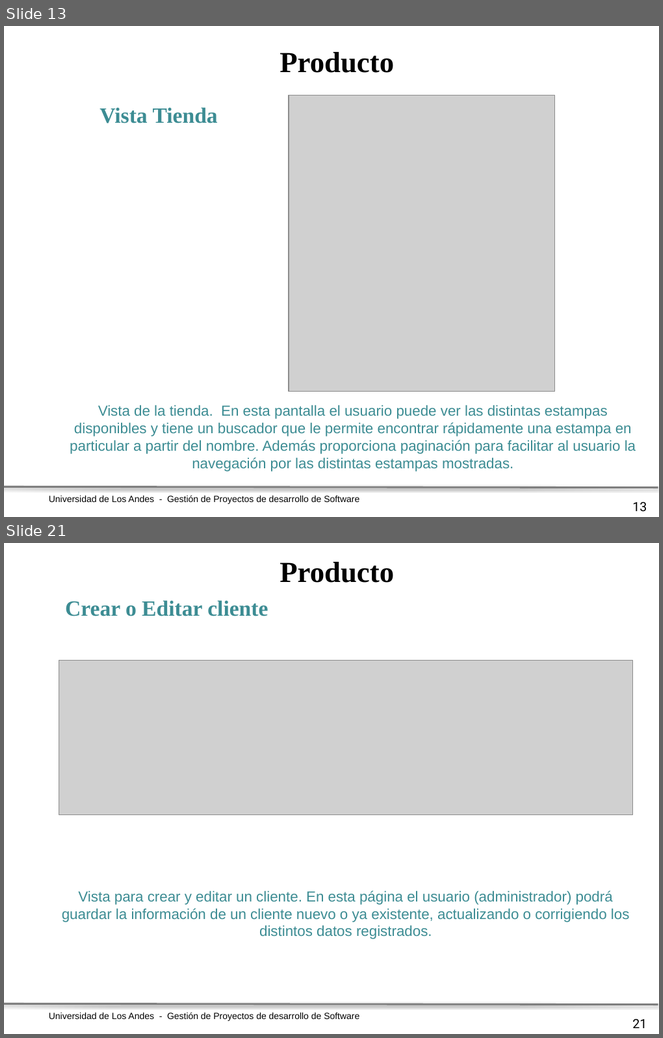
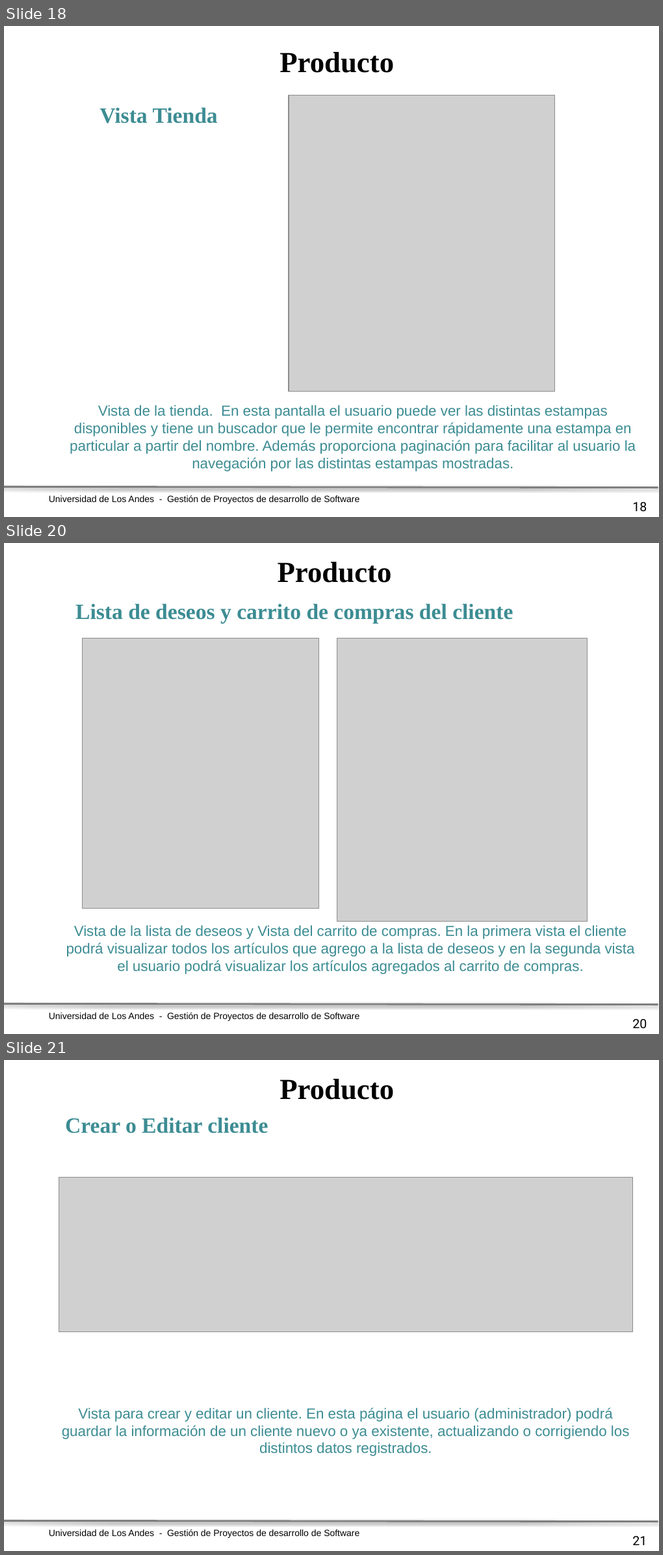
Before and after one commit to Uniandes-MISO4203-backup/stamps-201620, a slide deck: imgs/Presentacion Producto Ciclo4_Grupo3.pptx. Shown one above the other, each under a label of ours: slides 13 and 21 before the commit, slides 18, 20 and 21 after it; the slides between them are not shown. The pictures are 663x1038 and 663x1555 pixels, drawn with LibreOffice and Linux fonts; fonts in the diff are those of the drawing; grey boxes stand for pictures; background and template pictures are left out. Boxes give left, top, right and bottom in pixels: in the first picture for what was removed or moved away, otherwise in the second. Text is boxed around its words. In the diff, an @@ line names an element or a change of style, - is before the commit and + after.

```diff
--- a/imgs/Presentacion Producto Ciclo4_Grupo3.pptx
+++ b/imgs/Presentacion Producto Ciclo4_Grupo3.pptx
@@ slide 20 added at [4, 543, 659, 1034], background picture (left out); not listed: 2 template elements that a slide beside it also shows @@
@@ text added at [278, 562, 392, 583], 32 pt, text #000000, bold @@
+Producto
@@ text added at [76, 603, 513, 623], 24 pt, text #3C8C93, bold @@
+Lista de deseos y carrito de compras del cliente
@@ picture added at [82, 638, 319, 908] @@
@@ picture added at [337, 638, 587, 921] @@
@@ text added at [66, 925, 635, 975], 16 pt, text #3C8C93 @@
+Vista de la lista de deseos y Vista del carrito de compras. En la primera vista el cliente podrá visualizar todos los artículos que agrego a la lista de deseos y en la segunda vista el usuario podrá visualizar los artículos agregados al carrito de compras.
@@ page number added at [633, 1019, 647, 1029], 14 pt, text #000000 @@
+20
@@ what was slide 13 is now slide 18 @@
@@ page number at [633, 502, 647, 512]: text changed @@
-13
+18
```
Also in this commit, not shown: 4 slides changed, 3 other slides added.
